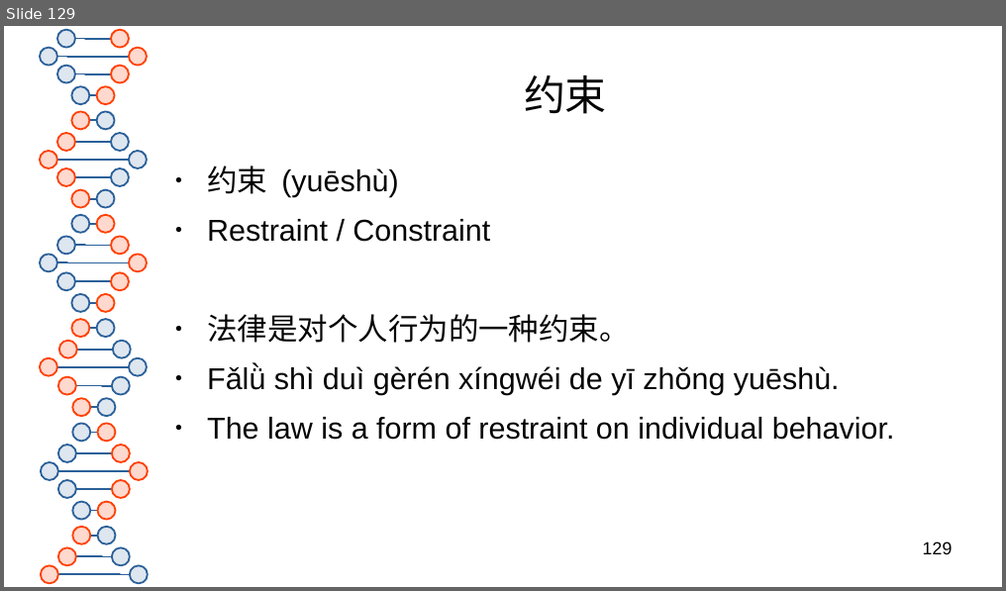
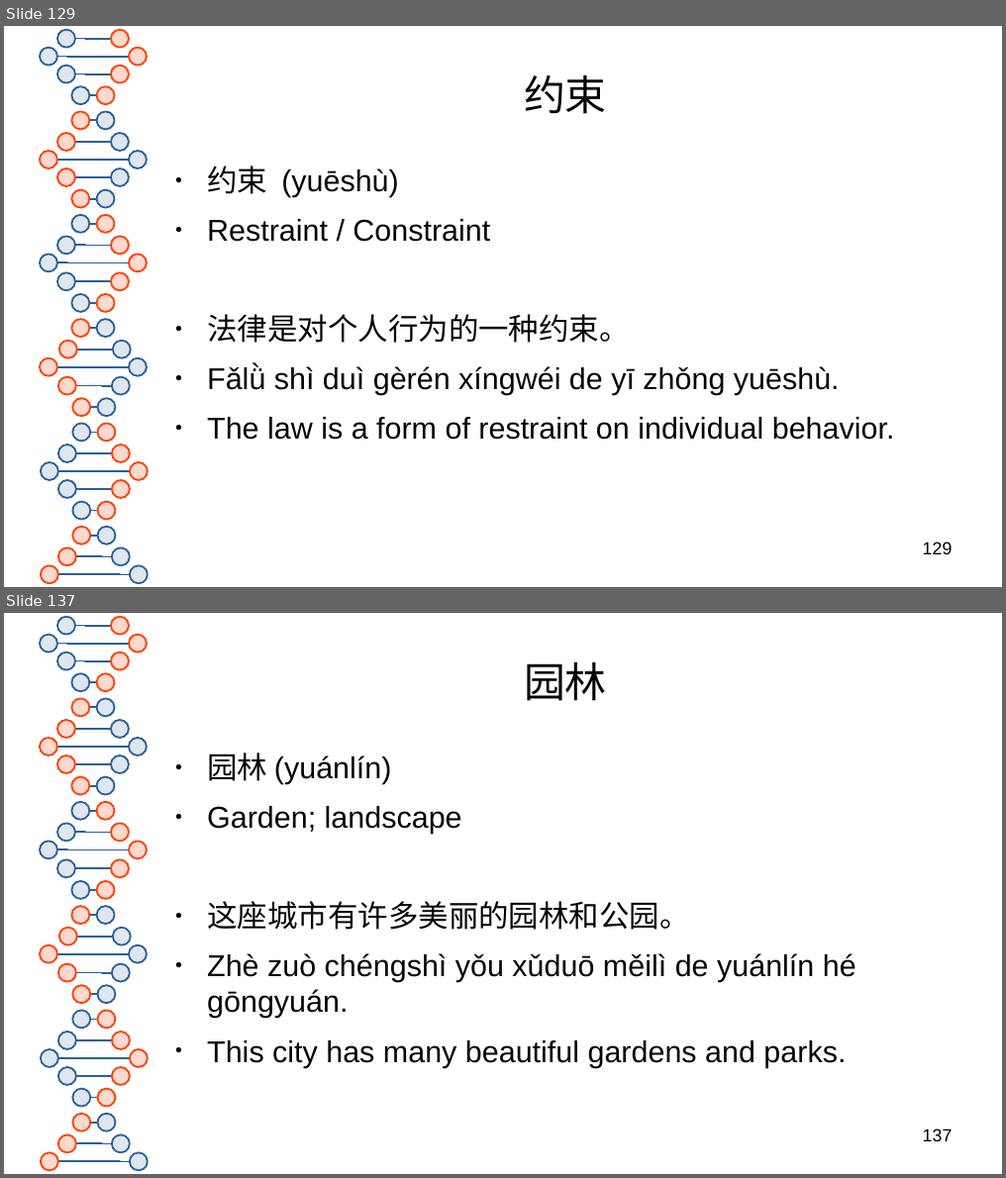
Before and after one commit to 23x41/HSK3.0, a slide deck: HSK 3.0 Level 5.odp. Shown one above the other, each under a label of ours: slide 129 before the commit, slides 129 and 137 after it; the slides between them are not shown. The pictures are 1006x591 and 1006x1178 pixels, drawn with LibreOffice and Linux fonts; fonts in the diff are those of the drawing. Boxes give left, top, right and bottom in pixels: in the first picture for what was removed or moved away, otherwise in the second. Text is boxed around its words. In the diff, an @@ line names an element or a change of style, - is before the commit and + after.

```diff
--- a/HSK 3.0 Level 5.odp
+++ b/HSK 3.0 Level 5.odp
@@ slide 137 added at bbox=[4, 613, 1002, 1174], background #FFFFFF; not listed: 81 template elements that a slide beside it also shows @@
@@ title added at bbox=[524, 662, 607, 701], 33 pt, text #050505 @@
+园林
@@ text added at bbox=[207, 753, 856, 1067], 24 pt, text #050505 @@
+● 园林 (yuánlín)
+● Garden; landscape
+● 这座城市有许多美丽的园林和公园。
+● Zhè zuò chéngshì yǒu xǔduō měilì de yuánlín hé gōngyuán.
+● This city has many beautiful gardens and parks.
@@ page number added at bbox=[923, 1129, 952, 1142], 14 pt, text #000000 @@
+137
```
Also in this commit, not shown: 71 other slides added, 1 other file.
